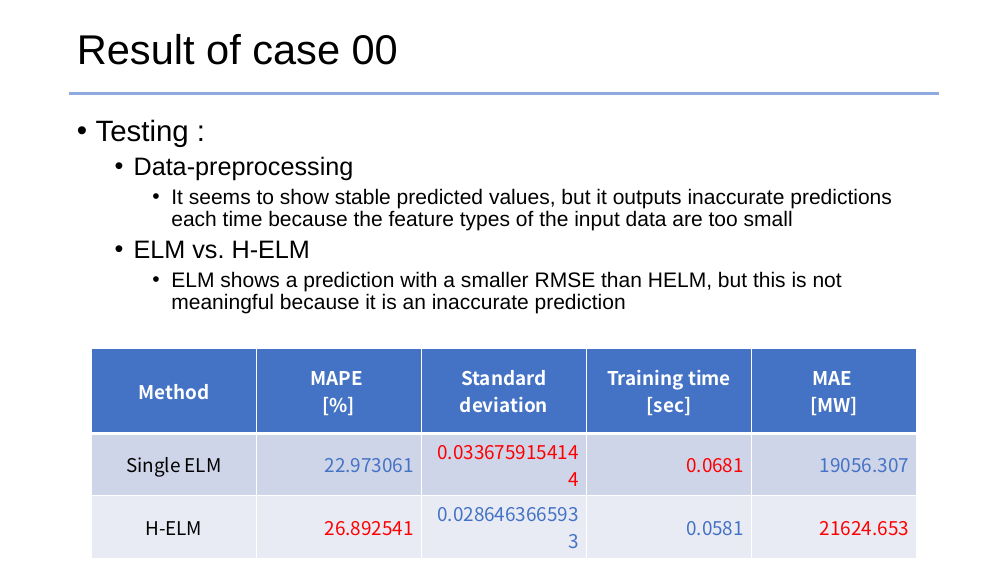
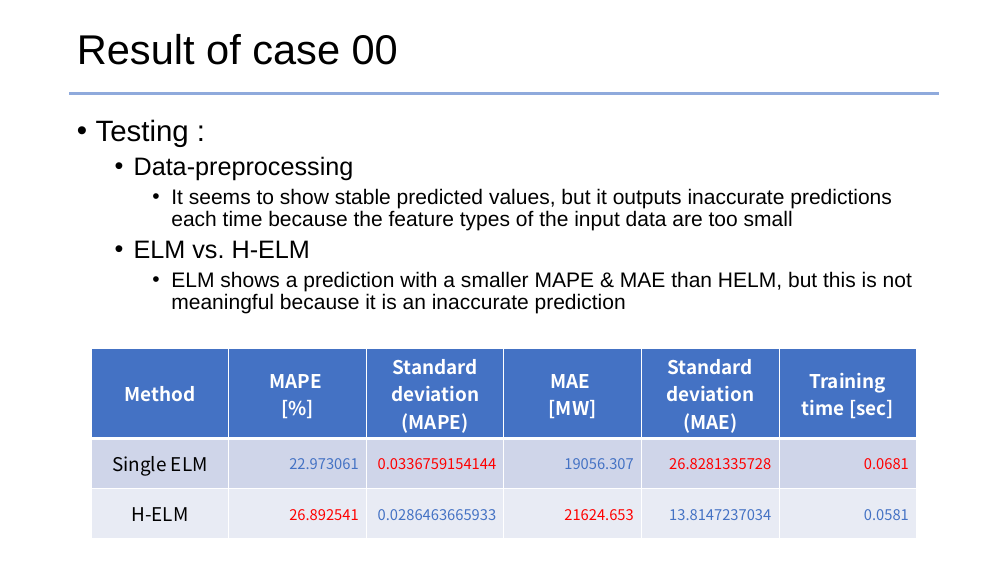
Before and after one commit to jhyun0919/STLF_of_Australian_NEM_by_H-ELM, a slide deck: slide 32 of ppt_slides/prepare_ELM2017_26MAY2017.pptx (slide 28 before the commit). Drawn at 1008x567 pixels with LibreOffice and Linux fonts; fonts in the diff are those of the drawing. Boxes give left, top, right and bottom in pixels: in the first picture for what was removed or moved away, otherwise in the second. Text is boxed around its words. In the diff, an @@ line names an element or a change of style, - is before the commit and + after.

```diff
--- a/ppt_slides/prepare_ELM2017_26MAY2017.pptx
+++ b/ppt_slides/prepare_ELM2017_26MAY2017.pptx
@@ text at (171,271,912,314): text changed @@
-    • ELM shows a prediction with a smaller RMSE than HELM, but this is not meaningful because it is an inaccurate prediction
+    • ELM shows a prediction with a smaller MAPE & MAE than HELM, but this is not meaningful because it is an inaccurate prediction
@@ table at (91,349,917,534) @@
-column 3: Standard deviation | 0.0336759154144 | 0.0286463665933
+column 3: Standard deviation / (MAPE) | 0.0336759154144 | 0.0286463665933
+column 4: MAE / [MW] | 19056.307 | 21624.653
+column 5: Standard deviation / (MAE) | 26.8281335728 | 13.8147237034
-column 5: MAE / [MW] | 19056.307 | 21624.653
```
Also in this commit, not shown: 5 other slides changed, 4 slides added.
